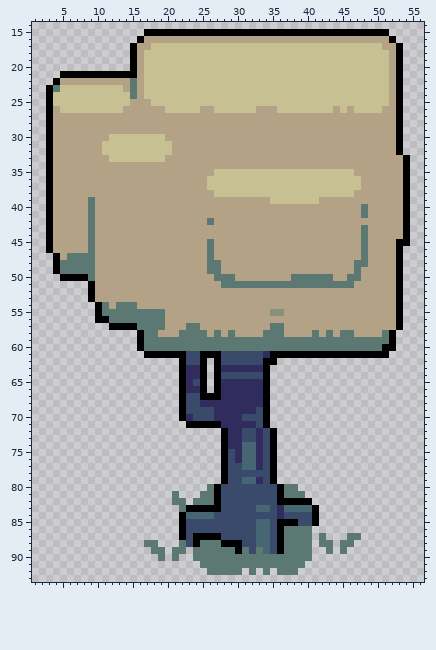
Edited in one commit: sprite sheet (assets/sprites/objects/three1.png). Above: the version before the commit.
The file is 64x96 pixels. Shown: x 1..56, y 14..93.
The same view after the edit:
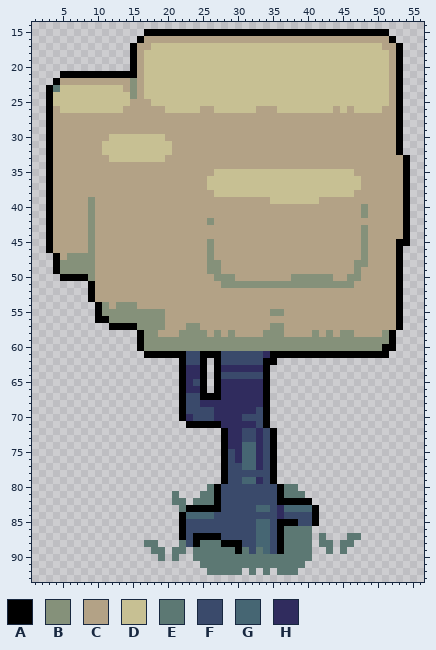
Palette (. is transparent): A #000000  B #85917a  C #b3a286  D #c7c093  E #5c7873  F #3a4a6b  G #466673  H #302c5e
Changes in this commit:
Colour E becomes colour B in rows 22 to 24 at x 15; in row 39 at x 9; in rows 40 to 41 at x 9 and 48; in row 42 at x 9 and 26; in rows 43 to 44 at x 9 and 48; in rows 45 to 46 at x 9, 26 and 48.
Colour E becomes colour B in row 47 at x 6 to 9, 26 and 48; in row 48 at x 5 to 9, 26 to 27 and 47 to 48; in row 49 at x 5 to 9, 26 to 27 and 47; in row 50 at x 9, 27 to 29, 38 to 43 and 46 to 47; in row 51 at x 28 to 46; in row 54 at x 11 and 13 to 15.
Colour E becomes colour B in row 55 at x 11 to 19; in row 56 at x 12 to 19; in row 57 at x 16 to 19, 23 to 24 and 35 to 36; in row 58 at x 17 to 18, 22 to 25, 27, 29, 34 to 36, 41, 43, 45 to 46 and 51; in row 59 at x 17 to 51; in row 60 at x 17 to 50.
Where, in picture pixels (left, top, right, bottom), the same in both pictures:
changed: (130, 78, 137, 99)
changed: (60, 197, 389, 351)
